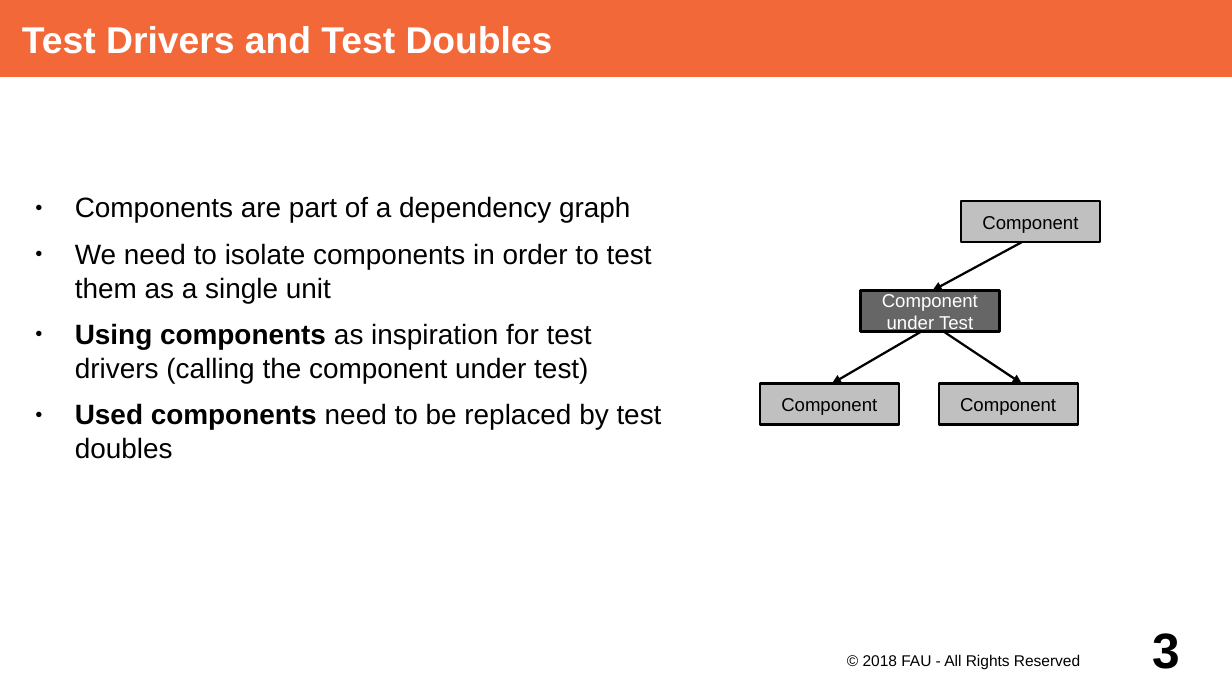
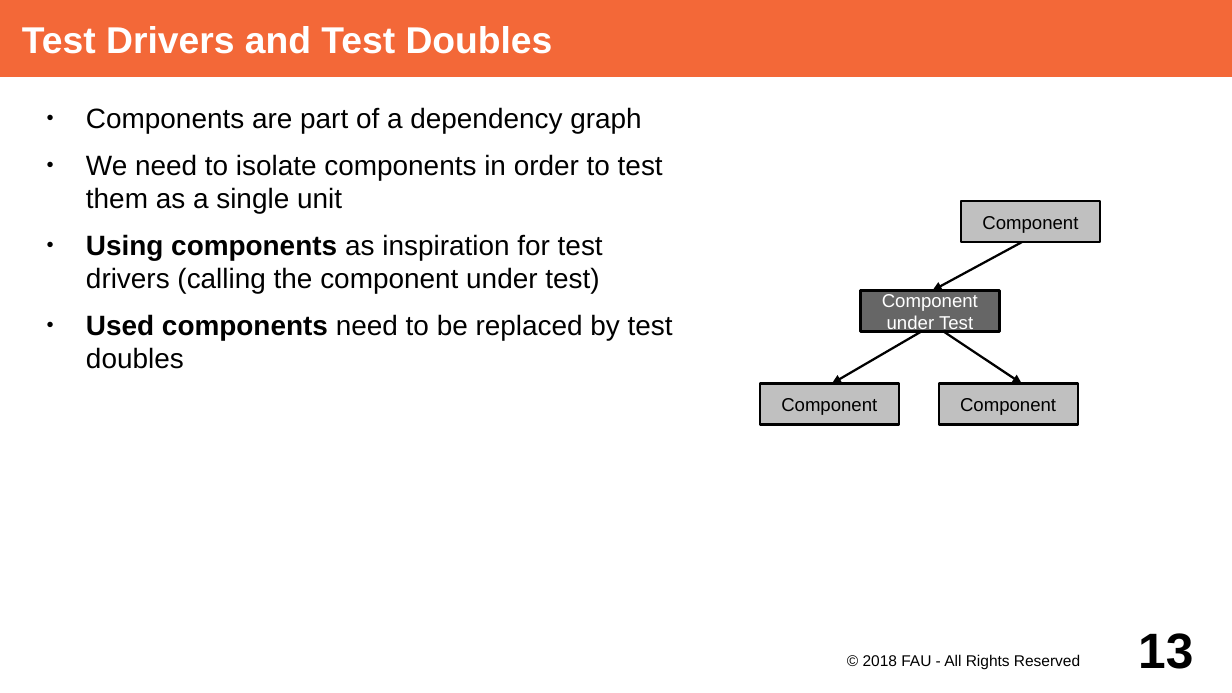
Before and after one commit to dirkriehle/adap-course, a slide deck: slide 13 of Lecture Slides/ADAP B02- Unit Testing with JUnit.odp (slide 3 before the commit). Drawn at 1232x693 pixels with LibreOffice and Linux fonts; fonts in the diff are those of the drawing. Boxes give left, top, right and bottom in pixels: in the first picture for what was removed or moved away, otherwise in the second. Text is boxed around its words. In the diff, an @@ line names an element or a change of style, - is before the commit and + after.

```diff
--- a/Lecture Slides/ADAP B02- Unit Testing with JUnit.odp
+++ b/Lecture Slides/ADAP B02- Unit Testing with JUnit.odp
@@ text "Components are part of a ...": place and size @@
-text "Components are part of a ..." at [75, 196, 662, 459]
+text "Components are part of a ..." at [86, 107, 673, 369]
@@ page number at [1138, 633, 1193, 669]: text changed @@
-3
+13
```
Also in this commit, not shown: 7 other slides changed, 1 slide removed, 3 other files.
